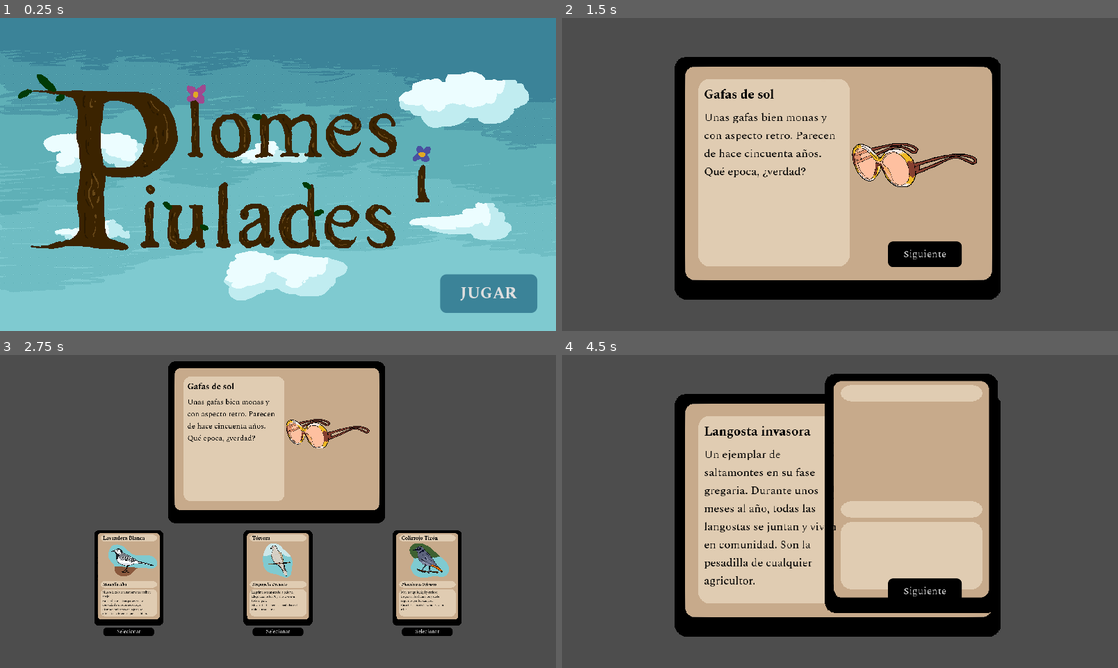
Above: before the commit, frames 1-4 (two rows, left to right).
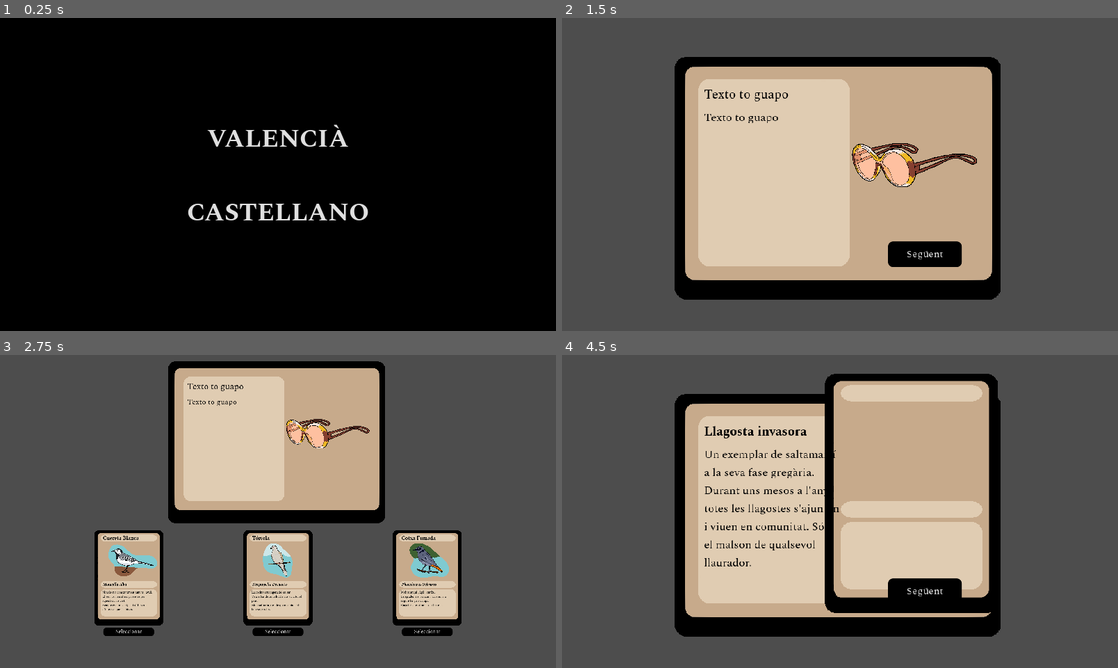
Above: after the commit, the same moments.

Repository: marmaestro/anima-vlc-7
Game: Godot game, scene res://scenes/mundo.tscn
Same seed, same stepped clock (60 frames per second), same inputs: the game is played once before the commit and once after it.
Inputs (mouse positions are in pixels of both pictures, inside the frame that each line leads up to):
- Up to frame 1 (0.25 s): no input
- Up to frame 2 (1.5 s): click (840, 140) at 0.5 s, where only the run after the commit has a clickable "VALENCIÀ"; click "JUGAR" at 1.25 s
- Up to frame 3 (2.75 s): click "Siguiente" (after the commit: "Següent") at 2 s
- Up to frame 4 (4.5 s): click "Selecionar" (after the commit: "Seleccionar") at 2.75 s; click "Siguiente" (after the commit: "Següent") at 3.5 s; click "Selecionar" (after the commit: "Seleccionar") at 4.25 s

The runs differ from the first frame. In frame 1, 100% of the frame differs, in the area x 0-100%, y 0-100%; in frame 2, 1.0%; in frame 3, 1.0%; in frame 4, 1.9%.

Commit message:
pantalla traducciones

Diff:
--- a/aima-vlc-7/scenes/mundo.tscn
+++ b/aima-vlc-7/scenes/mundo.tscn
@@ -11,9 +11,20 @@
 [ext_resource type="FontFile" uid="uid://cww05vwhr0yqf" path="res://fonts/Spectral-Italic.ttf" id="11_58ess"]
 [ext_resource type="FontFile" uid="uid://rke8of3xkujm" path="res://fonts/Spectral-BoldItalic.ttf" id="12_00m0d"]
 [ext_resource type="FontFile" uid="uid://b3dxbwaivdqwl" path="res://fonts/Spectral-Bold.ttf" id="13_m1pwu"]
-[ext_resource type="PackedScene" uid="uid://d0pcrmptf0yow" path="res://scenes/graph.tscn" id="14_51cwe"]
+[ext_resource type="Script" path="res://scripts/graph.gd" id="14_c5222"]
 [ext_resource type="Theme" uid="uid://yhek5gfshxwo" path="res://themes/buttons.tres" id="14_o87vs"]
+[ext_resource type="Texture2D" uid="uid://bmfaip8ulc0n" path="res://sprites/birds/pfp/pfp_urraca.png" id="14_wvrb7"]
 [ext_resource type="PackedScene" uid="uid://cio4akd3iimy4" path="res://scenes/titol.tscn" id="15_2m7bk"]
+[ext_resource type="Texture2D" uid="uid://big5m7cp1rcyl" path="res://sprites/birds/pfp/pfp_gaviota.png" id="15_mbpka"]
+[ext_resource type="Texture2D" uid="uid://buc6fgmkr318g" path="res://sprites/birds/pfp/pfp_pato.png" id="16_2yqsf"]
+[ext_resource type="Texture2D" uid="uid://cd4i0ls3wky10" path="res://sprites/birds/pfp/pfp_gorrion.png" id="17_1gkja"]
+[ext_resource type="Texture2D" uid="uid://benqjuq45s8o7" path="res://sprites/birds/pfp/pfp_collirojo.png" id="18_w3f1b"]
+[ext_resource type="Texture2D" uid="uid://cqg4x8v3x8e4a" path="res://sprites/birds/pfp/pfp_verdecillo.png" id="19_kql0f"]
+[ext_resource type="Texture2D" uid="uid://35u2l7pvso3i" path="res://sprites/birds/pfp/pfp_tortola.png" id="20_e6w5g"]
+[ext_resource type="Texture2D" uid="uid://csblojoq2g2xk" path="res://sprites/birds/pfp/pfp_paloma.png" id="21_igndj"]
+[ext_resource type="Texture2D" uid="uid://bv2tlt7n1vpfg" path="res://sprites/birds/pfp/pfp_abubilla.png" id="22_usjn0"]
+[ext_resource type="Texture2D" uid="uid://nbgj0r51n2g" path="res://sprites/birds/pfp/pfp_lavandera.png" id="23_mvsiq"]
+[ext_resource type="PackedScene" uid="uid://bj4odearpjxm1" path="res://scenes/traducciones.tscn" id="25_mhcfv"]
 
 [sub_resource type="RectangleShape2D" id="RectangleShape2D_rlslu"]
 size = Vector2(333, 250)
@@ -259,6 +270,8 @@
 [node name="Scene" type="Node2D"]
 
 [node name="Game" type="Node2D" parent="."]
+unique_name_in_owner = true
+visible = false
 
 [node name="Letter" type="Area2D" parent="Game"]
 unique_name_in_owner = true
@@ -862,10 +875,146 @@
 theme_override_styles/normal = SubResource("StyleBoxFlat_ab3v4")
 text = "X"
 
-[node name="Graph" parent="Game" instance=ExtResource("14_51cwe")]
-visible = false
+[node name="Graph" type="Node2D" parent="Game"]
+visible = false
+script = ExtResource("14_c5222")
+
+[node name="Urraca" type="Control" parent="Game/Graph"]
+visible = false
+layout_mode = 3
+anchors_preset = 0
+offset_left = 187.0
+offset_top = 172.0
+offset_right = 187.0
+offset_bottom = 172.0
+scale = Vector2(0.304817, 0.304817)
+
+[node name="Sprite2D" type="Sprite2D" parent="Game/Graph/Urraca"]
+texture = ExtResource("14_wvrb7")
+
+[node name="Gaviota" type="Control" parent="Game/Graph"]
+visible = false
+layout_mode = 3
+anchors_preset = 0
+offset_left = 747.0
+offset_top = 233.0
+offset_right = 747.0
+offset_bottom = 233.0
+scale = Vector2(0.394737, 0.394737)
+
+[node name="Sprite2D" type="Sprite2D" parent="Game/Graph/Gaviota"]
+texture = ExtResource("15_mbpka")
+
+[node name="Pato" type="Control" parent="Game/Graph"]
+visible = false
+layout_mode = 3
+anchors_preset = 0
+offset_left = 173.0
+offset_top = 356.0
+offset_right = 173.0
+offset_bottom = 356.0
+scale = Vector2(0.333143, 0.333143)
+
+[node name="Sprite2D" type="Sprite2D" parent="Game/Graph/Pato"]
+texture = ExtResource("16_2yqsf")
+
+[node name="Gorrion" type="Control" parent="Game/Graph"]
+visible = false
+layout_mode = 3
+anchors_preset = 0
+offset_left = 530.0
+offset_top = 303.0
+offset_right = 530.0
+offset_bottom = 303.0
+scale = Vector2(0.17032, 0.17032)
+
+[node name="Sprite2D" type="Sprite2D" parent="Game/Graph/Gorrion"]
+texture = ExtResource("17_1gkja")
+
+[node name="Colirrojo" type="Control" parent="Game/Graph"]
+visible = false
+layout_mode = 3
+anchors_preset = 0
+offset_left = 581.0
+offset_top = 135.0
+offset_right = 581.0
+offset_bottom = 135.0
+scale = Vector2(0.19615, 0.19615)
+
+[node name="Sprite2D" type="Sprite2D" parent="Game/Graph/Colirrojo"]
+texture = ExtResource("18_w3f1b")
+
+[node name="Verdecillo" type="Control" parent="Game/Graph"]
+visible = false
+layout_mode = 3
+anchors_preset = 0
+offset_left = 679.0
+offset_top = 85.0
+offset_right = 679.0
+offset_bottom = 85.0
+scale = Vector2(0.168587, 0.168587)
+
+[node name="Sprite2D" type="Sprite2D" parent="Game/Graph/Verdecillo"]
+texture = ExtResource("19_kql0f")
+
+[node name="Tortola" type="Control" parent="Game/Graph"]
+visible = false
+layout_mode = 3
+anchors_preset = 0
+offset_left = 612.0
+offset_top = 397.0
+offset_right = 612.0
+offset_bottom = 397.0
+scale = Vector2(0.28705, 0.28705)
+
+[node name="Sprite2D" type="Sprite2D" parent="Game/Graph/Tortola"]
+texture = ExtResource("20_e6w5g")
+
+[node name="Paloma" type="Control" parent="Game/Graph"]
+visible = false
+layout_mode = 3
+anchors_preset = 0
+offset_left = 390.0
+offset_top = 366.0
+offset_right = 390.0
+offset_bottom = 366.0
+scale = Vector2(0.301161, 0.301161)
+
+[node name="Sprite2D" type="Sprite2D" parent="Game/Graph/Paloma"]
+texture = ExtResource("21_igndj")
+
+[node name="Abubilla" type="Control" parent="Game/Graph"]
+visible = false
+layout_mode = 3
+anchors_preset = 0
+offset_left = 412.0
+offset_top = 179.0
+offset_right = 412.0
+offset_bottom = 179.0
+scale = Vector2(0.326362, 0.326362)
+
+[node name="Sprite2D" type="Sprite2D" parent="Game/Graph/Abubilla"]
+texture = ExtResource("22_usjn0")
+
+[node name="Lavandera" type="Control" parent="Game/Graph"]
+visible = false
+layout_mode = 3
+anchors_preset = 0
+offset_left = 299.0
+offset_top = 67.0
+offset_right = 299.0
+offset_bottom = 67.0
+scale = Vector2(0.200956, 0.200956)
+
+[node name="Sprite2D" type="Sprite2D" parent="Game/Graph/Lavandera"]
+texture = ExtResource("23_mvsiq")
 
 [node name="Titol" parent="." instance=ExtResource("15_2m7bk")]
+unique_name_in_owner = true
+visible = false
+position = Vector2(432, 243)
+
+[node name="Traducciones" parent="." instance=ExtResource("25_mhcfv")]
 position = Vector2(432, 243)
 
 [connection signal="pressed" from="Game/Letter/Letter/Next" to="Game/Letter" method="_on_next_pressed"]
--- /dev/null
+++ b/aima-vlc-7/scenes/traducciones.tscn
@@ -0,0 +1,43 @@
+[gd_scene load_steps=7 format=3 uid="uid://bj4odearpjxm1"]
+
+[ext_resource type="Texture2D" uid="uid://d4mnhqv6t217f" path="res://sprites/bg/negro.png" id="1_f4kb1"]
+[ext_resource type="Script" path="res://scripts/traducciones.gd" id="1_ois2c"]
+[ext_resource type="Theme" uid="uid://yhek5gfshxwo" path="res://themes/buttons.tres" id="2_r36lf"]
+[ext_resource type="FontFile" uid="uid://b3dxbwaivdqwl" path="res://fonts/Spectral-Bold.ttf" id="3_vvl4m"]
+
+[sub_resource type="StyleBoxFlat" id="StyleBoxFlat_ififr"]
+bg_color = Color(0, 0, 0, 0)
+
+[sub_resource type="StyleBoxFlat" id="StyleBoxFlat_0gpsw"]
+bg_color = Color(0, 0, 0, 0)
+
+[node name="traducciones" type="Node2D"]
+script = ExtResource("1_ois2c")
+
+[node name="bg" type="Sprite2D" parent="."]
+texture = ExtResource("1_f4kb1")
+
+[node name="VALENCIA" type="Button" parent="."]
+offset_left = -432.0
+offset_top = -86.0
+offset_right = 432.0
+offset_bottom = -24.0
+theme = ExtResource("2_r36lf")
+theme_override_fonts/font = ExtResource("3_vvl4m")
+theme_override_font_sizes/font_size = 40
+theme_override_styles/normal = SubResource("StyleBoxFlat_ififr")
+text = "VALENCIÀ"
+
+[node name="CASTELLANO" type="Button" parent="."]
+offset_left = -432.0
+offset_top = 28.0
+offset_right = 432.0
+offset_bottom = 90.0
+theme = ExtResource("2_r36lf")
+theme_override_fonts/font = ExtResource("3_vvl4m")
+theme_override_font_sizes/font_size = 40
+theme_override_styles/normal = SubResource("StyleBoxFlat_0gpsw")
+text = "CASTELLANO"
+
+[connection signal="pressed" from="VALENCIA" to="." method="_on_valencia_pressed"]
+[connection signal="pressed" from="CASTELLANO" to="." method="_on_castellano_pressed"]
--- a/aima-vlc-7/scripts/titol.gd
+++ b/aima-vlc-7/scripts/titol.gd
@@ -1,6 +1,7 @@
 extends Node2D
 
 @onready var titol: Node2D = $"."
+@onready var game: Node2D = %Game
 
 # Called when the node enters the scene tree for the first time.
 func _ready() -> void:
@@ -14,3 +15,4 @@
 
 func _on_button_pressed() -> void:
 	titol.visible=false
+	game.visible = true
--- /dev/null
+++ b/aima-vlc-7/scripts/traducciones.gd
@@ -0,0 +1,24 @@
+extends Node2D
+
+@onready var titol: Node2D = %Titol
+@onready var traducciones: Node2D = $"."
+
+
+
+# Called when the node enters the scene tree for the first time.
+func _ready() -> void:
+	pass
+# Called every frame. 'delta' is the elapsed time since the previous frame.
+func _process(delta: float) -> void:
+	pass
+
+
+func _on_valencia_pressed() -> void:
+	TranslationServer.set_locale("ca")
+	traducciones.visible=false
+	titol.visible =true
+
+func _on_castellano_pressed() -> void:
+	TranslationServer.set_locale("es")
+	traducciones.visible=false
+	titol.visible =true
Not shown: 1 places in aima-vlc-7/scenes/mundo.tscn that only renumber resources
Binary file added: aima-vlc-7/sprites/bg/negro.png
Not shown, added: aima-vlc-7/sprites/bg/negro.png.import
